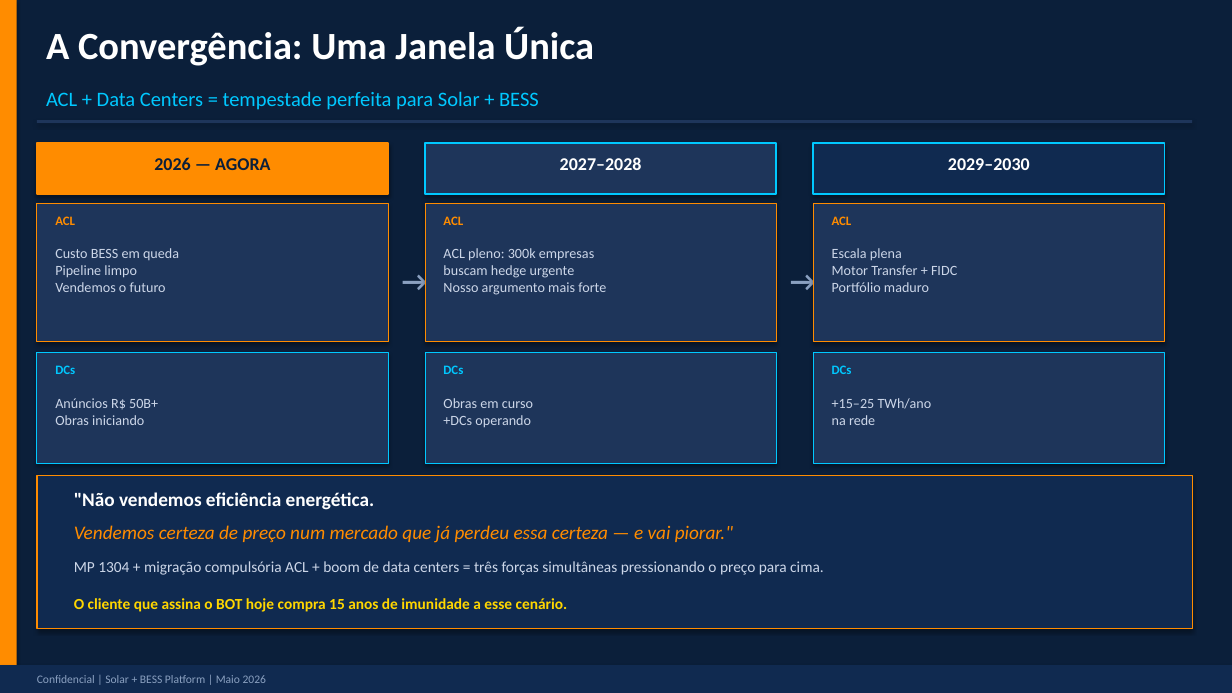
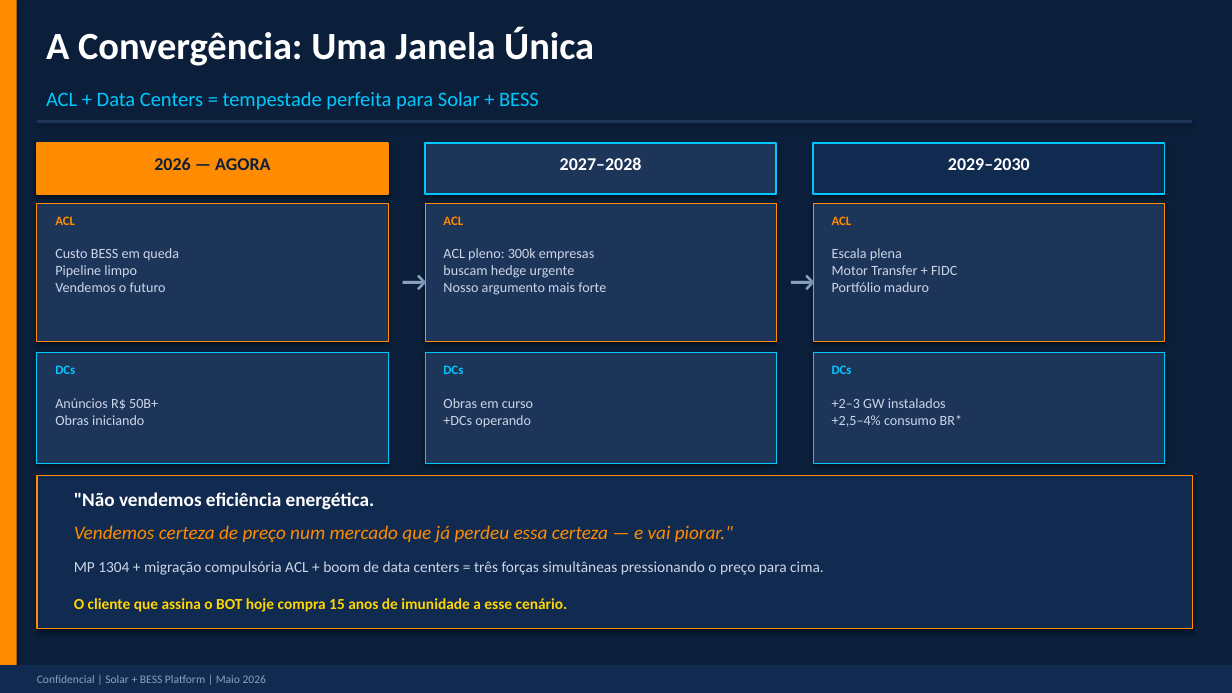
Before and after one commit to julianoper-creator/BessSimulator, a slide deck: slide 5 of docs/Solar_BESS_Platform_PitchDeck.pptx. Drawn at 1232x693 pixels with LibreOffice and Linux fonts; fonts in the diff are those of the drawing. Boxes give left, top, right and bottom in pixels: in the first picture for what was removed or moved away, otherwise in the second. Text is boxed around its words. In the diff, an @@ line names an element or a change of style, - is before the commit and + after.

```diff
--- a/docs/Solar_BESS_Platform_PitchDeck.pptx
+++ b/docs/Solar_BESS_Platform_PitchDeck.pptx
@@ text at [832,398,962,427]: text changed @@
-+15–25 TWh/ano
-na rede
++2–3 GW instalados
++2,5–4% consumo BR*
```
Also in this commit, not shown: 3 other slides changed.
